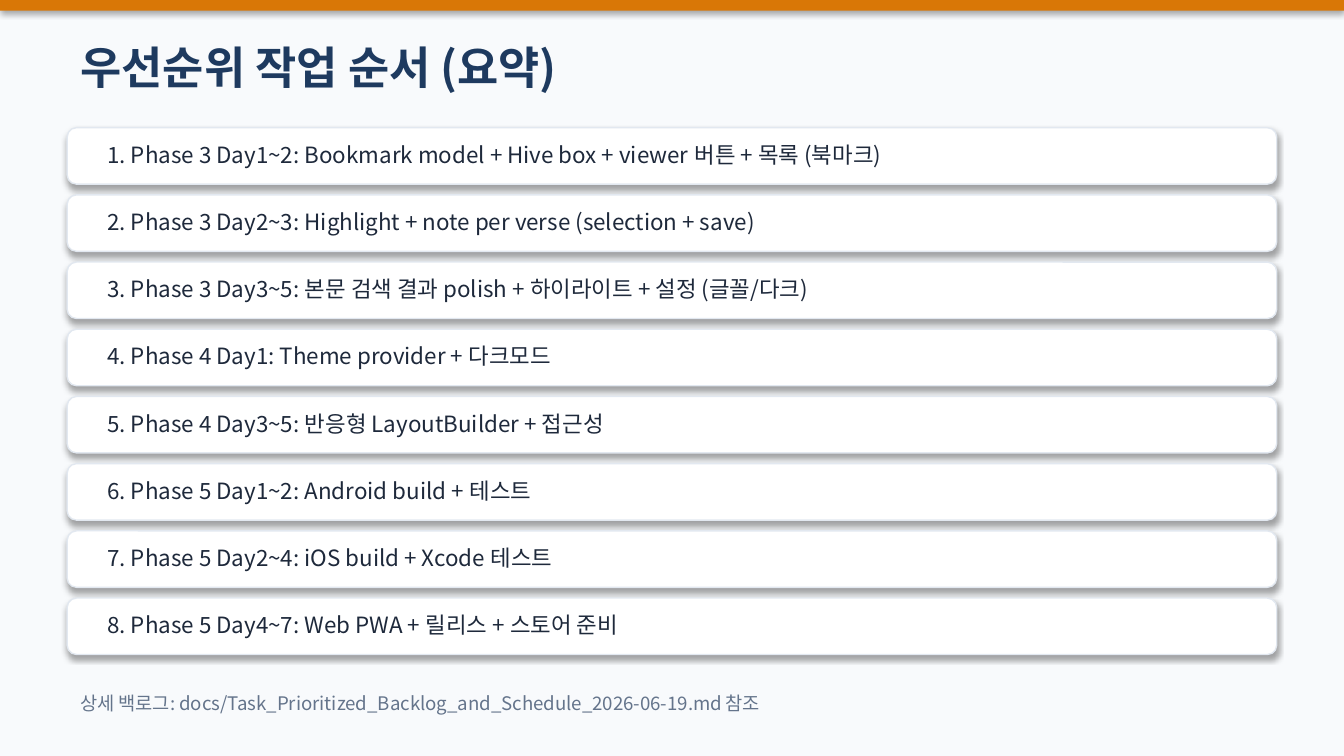
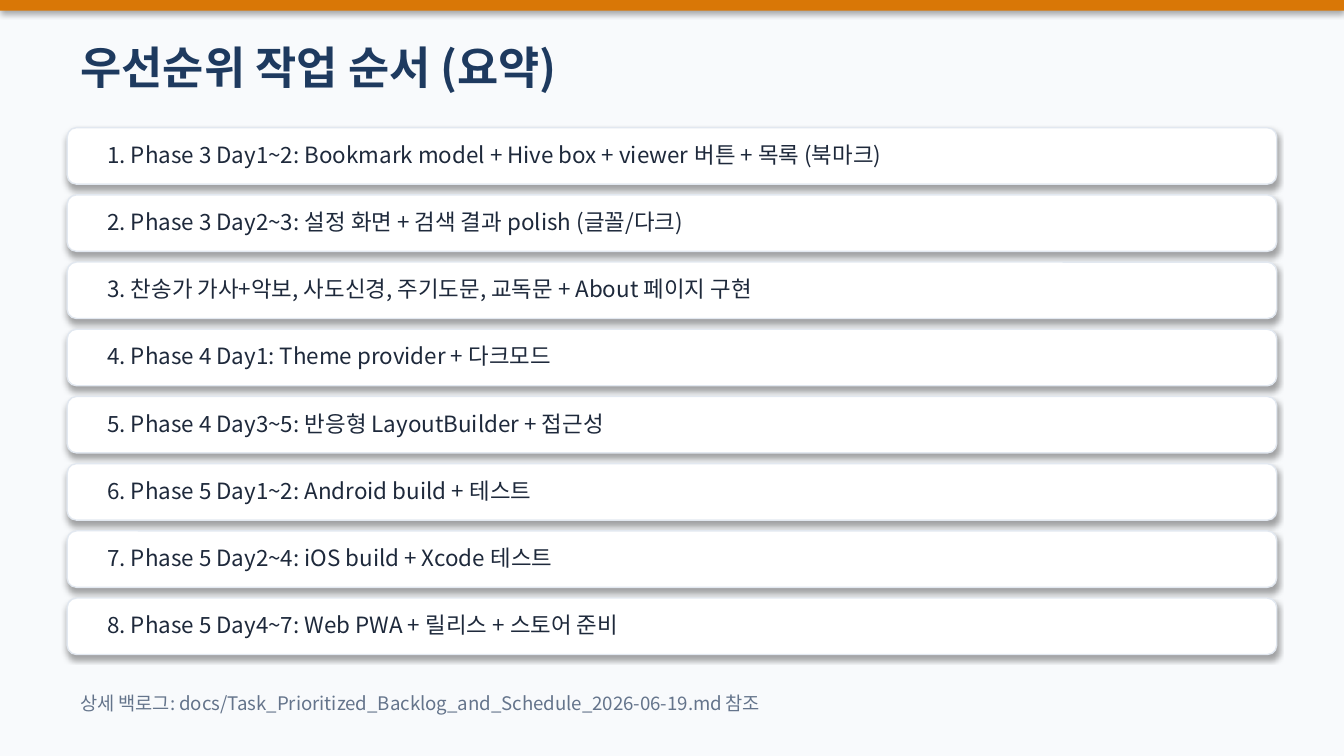
Before and after one commit to bcspl/korean-bible-app, a slide deck: slide 9 of docs/roadmap-pptx/Korean_Bible_App_Roadmap_및_작업제안_2026-06-27.pptx. Drawn at 1344x756 pixels with LibreOffice and Linux fonts; fonts in the diff are those of the drawing. Boxes give left, top, right and bottom in pixels: in the first picture for what was removed or moved away, otherwise in the second. Text is boxed around its words. In the diff, an @@ line names an element or a change of style, - is before the commit and + after.

Commit message:
docs: 프로젝트 범위 업데이트 - 메모 기능 삭제, 찬송가 가사 및 악보 / 사도신경 / 주기도문 / 교독문 / 이 성경앱에 대해서 추가. Phase 3~5 상세 태스크 세분화 (한글 행동형 <1d/<1w). roadmap-pptx skill 재실행 + dated PPTX 아카이브 (2026-06-27)

```diff
--- a/docs/roadmap-pptx/Korean_Bible_App_Roadmap_및_작업제안_2026-06-27.pptx
+++ b/docs/roadmap-pptx/Korean_Bible_App_Roadmap_및_작업제안_2026-06-27.pptx
@@ text at [107, 211, 682, 235]: text changed @@
-2. Phase 3 Day2~3: Highlight + note per verse (selection + save)
+2. Phase 3 Day2~3: 설정 화면 + 검색 결과 polish (글꼴/다크)
@@ text at [107, 278, 751, 301]: text changed @@
-3. Phase 3 Day3~5: 본문 검색 결과 polish + 하이라이트 + 설정 (글꼴/다크)
+3. 찬송가 가사+악보, 사도신경, 주기도문, 교독문 + About 페이지 구현
```
Also in this commit, not shown: 3 other slides changed, 3 other files.
